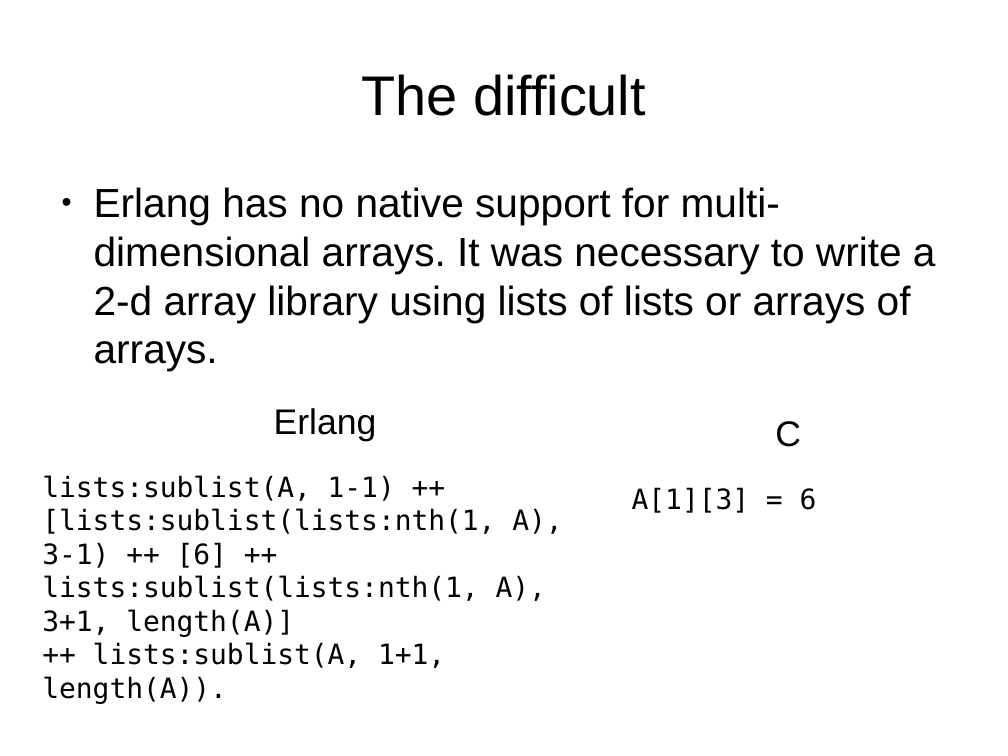
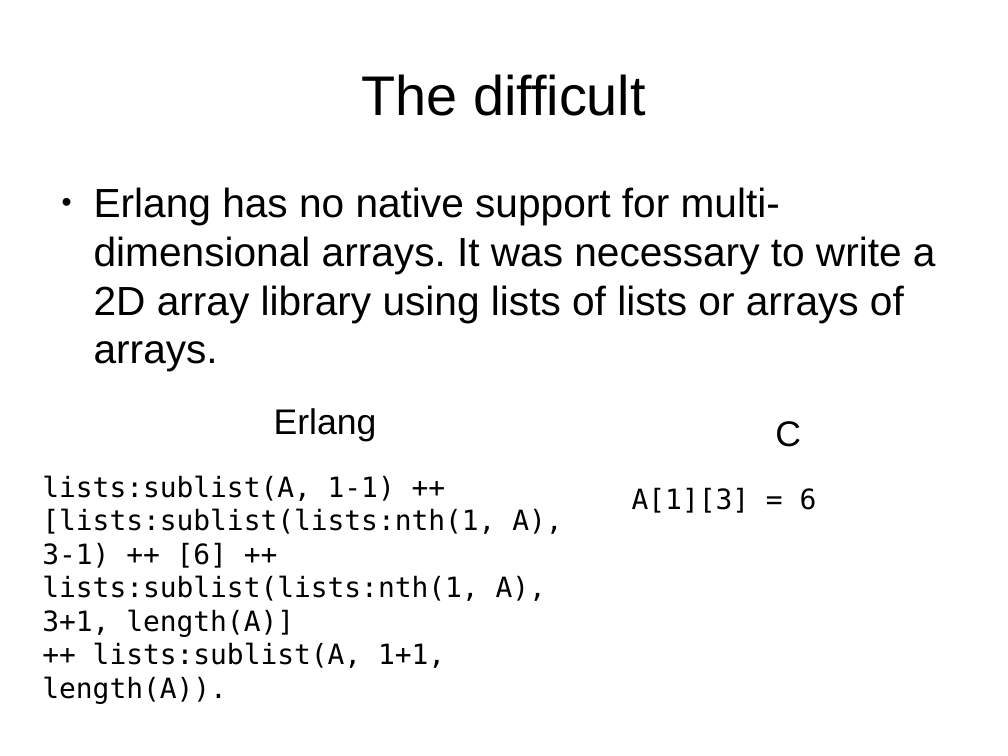
Before and after one commit to FractalDesigns/cowichan-1, a slide deck: slide 17 of miscellaneous/2010-12/slides.odp (slide 16 before the commit). Drawn at 1008x756 pixels with LibreOffice and Linux fonts; fonts in the diff are those of the drawing; background and template pictures are left out. Boxes give left, top, right and bottom in pixels: in the first picture for what was removed or moved away, otherwise in the second. Text is boxed around its words. In the diff, an @@ line names an element or a change of style, - is before the commit and + after.

Commit message:
Updated slides.

```diff
--- a/miscellaneous/2010-12/slides.odp
+++ b/miscellaneous/2010-12/slides.odp
@@ text at bbox=[94, 187, 936, 371]: text changed @@
-● Erlang has no native support for multi-dimensional arrays. It was necessary to write a 2-d array library using lists of lists or arrays of arrays.
+● Erlang has no native support for multi-dimensional arrays. It was necessary to write a 2D array library using lists of lists or arrays of arrays.
```
Also in this commit, not shown: 7 other slides changed, 4 slides added.
